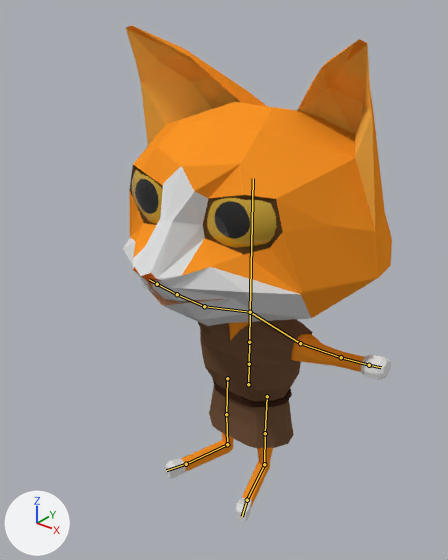
Before and after pictures for a commit that changed the Blender file Assets/Models/cat-worker-copy.blend.
One viewpoint serves both versions: a 50 mm lens placed at (1.133, -1.528, 1.724), pointed at (-0.027, -0.079, 0.825). Arrows for +X, +Y and +Z are at lower left; the lights stay in place. The bones that bend it are drawn over the model as lines.

The first picture shows 'Eyes', 'Head', 'Torso'.
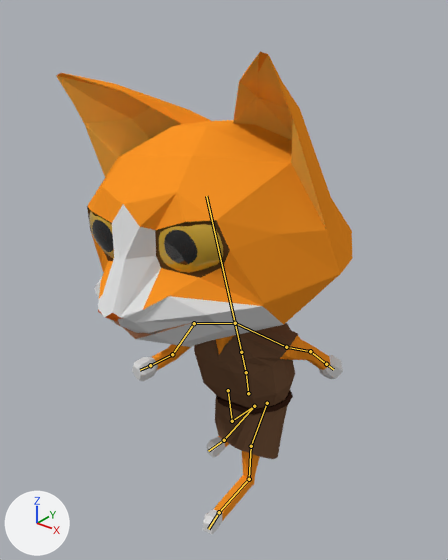
The newer file adds an action. The first version stands in its rest pose; the second is drawn at frame 1 of the action 'Walk'.

Location of each change, (x1, y1, x2, y2) in pixels of the pictures (448 x 560 px):
'Head', posed (10% wider): before (123, 26, 392, 326); after (56, 52, 353, 347)
'Torso', posed: before (142, 281, 391, 522); after (132, 323, 343, 534)
'Eyes', posed (8% narrower, 20% shorter): before (131, 170, 277, 248); after (89, 211, 223, 273)
bone 'Root', root to tip: before (248, 384) to (249, 364); after (248, 393) to (246, 372)
bone 'LowerBack', root to tip: before (249, 364) to (249, 342); after (246, 372) to (241, 352)
bone 'UpperArm.L', root to tip: before (300, 343) to (341, 357); after (286, 347) to (310, 351)
bone 'LowerArm.L', root to tip: before (341, 357) to (369, 365); after (310, 351) to (326, 364)
bone 'UpperArm.R', root to tip: before (204, 306) to (177, 294); after (194, 323) to (172, 354)
bone 'LowerArm.R', root to tip: before (177, 294) to (157, 284); after (172, 354) to (150, 365)
bone 'Foot.L', root to tip: before (264, 464) to (247, 500); after (249, 479) to (219, 512)
bone 'Foot.R', root to tip: before (227, 444) to (186, 464); after (254, 406) to (224, 440)
bone 'Toe.R', root to tip: before (186, 464) to (166, 470); after (224, 440) to (208, 451)

What the commit changed:
Bone 'Root' (bone_root) moves from (0.0, 0.0, 0.0) to (0.0, -0.042, 0.0).
Bone 'Root' (bone_root) turns from (0, 0, 0) to (0, 0, 8) degrees about its own x, y and z.
Bone 'LowerBack' (bone_lowerback) turns from (0, 0, 0) to (8, 0, 0) degrees about its own x, y and z.
Bone 'UpperArm.L' (bone_upperarm_l) turns from (0, 0, 0) to (-51, 7, -87) degrees about its own x, y and z.
Bone 'LowerArm.L' (bone_lowerarm_l) turns from (0, 0, 0) to (12, -3, 0) degrees about its own x, y and z.
Bone 'UpperArm.R' (bone_upperarm_r) turns from (0, 0, 0) to (70, -3, 90) degrees about its own x, y and z.
Bone 'LowerArm.R' (bone_lowerarm_r) turns from (0, 0, 0) to (21, 3, 0) degrees about its own x, y and z.
Bone 'Foot.L' (bone_foot_l) turns from (0, 0, 0) to (12, 0, 0) degrees about its own x, y and z.
Bone 'Foot.R' (bone_foot_r) turns from (0, 0, 0) to (11, -9, 18) degrees about its own x, y and z.
Bone 'Toe.R' (bone_toe_r) turns from (0, 0, 0) to (-1, 2, -9) degrees about its own x, y and z.
Bone 'IKTarget.L' (bone_iktarget_l) moves from (0.0, 0.0, 0.0) to (0.0, -0.102, 0.0).
Bone 'IKTarget.R' (bone_iktarget_r) moves from (0.0, 0.0, 0.0) to (0.0, 0.182, -0.083).
